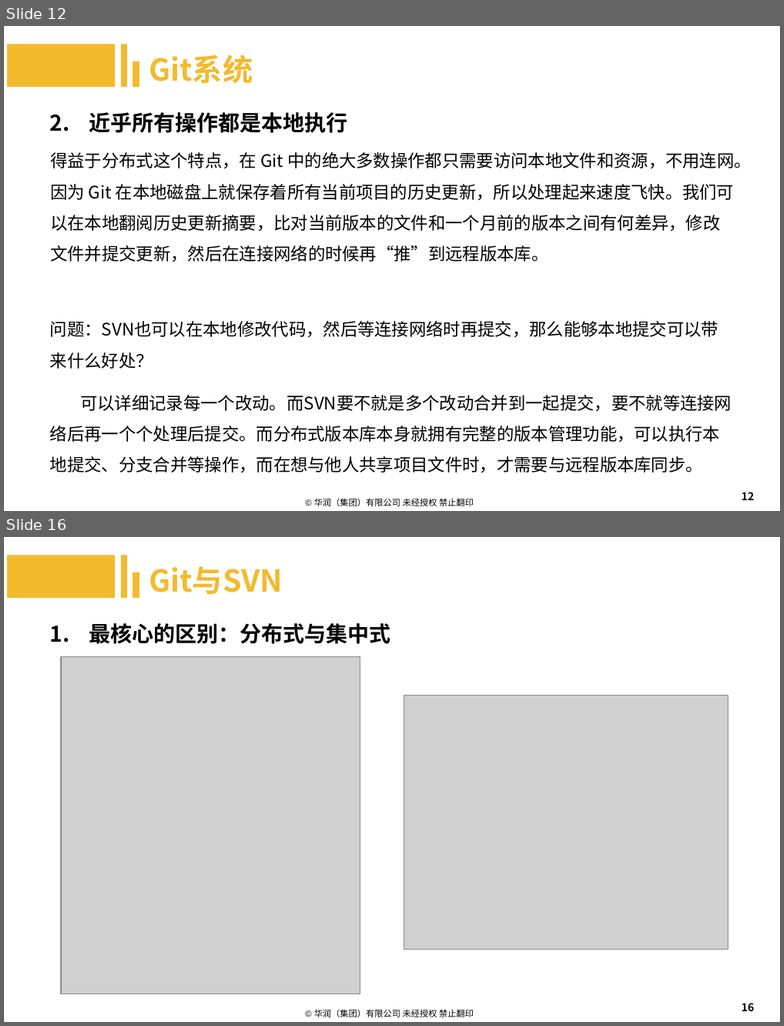
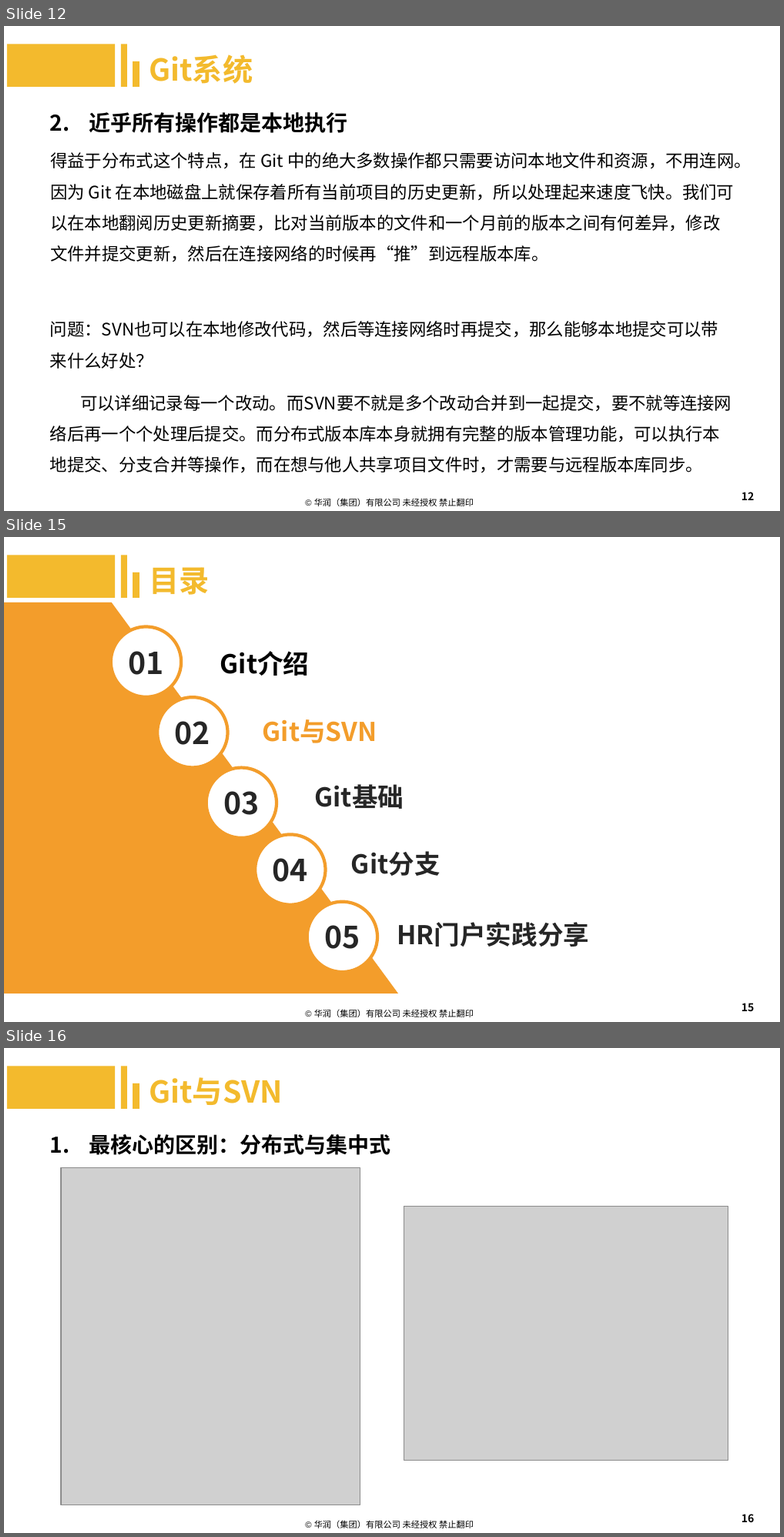
Before and after one commit to machenzhao/git-present, a slide deck: Git.pptx. Shown one above the other, each under a label of ours: slides 12 and 16 before the commit, slides 12, 15 and 16 after it; the slides between them are not shown. The pictures are 784x1026 and 784x1537 pixels, drawn with LibreOffice and Linux fonts; fonts in the diff are those of the drawing; grey boxes stand for pictures; background and template pictures are left out. Boxes give left, top, right and bottom in pixels: in the first picture for what was removed or moved away, otherwise in the second. Text is boxed around its words. In the diff, an @@ line names an element or a change of style, - is before the commit and + after.

Commit message:
更新Git基础，三个工作区域

```diff
--- a/Git.pptx
+++ b/Git.pptx
@@ slide 15 added at (4,537,780,1022), background #FFFFFF; not listed: 1 template element that a slide beside it also shows @@
@@ rectangle added at (7,555,115,598), fill #F3BA2D @@
@@ rectangle added at (121,555,127,598), fill #F3BA2D @@
@@ rectangle added at (133,572,140,599), fill #F3BA2D @@
@@ text added at (149,567,209,595), 28 pt, text #F3BA2D, bold @@
+目录
@@ freeform shape added at (4,602,398,994), fill #F39D2B @@
@@ ellipse added at (111,627,182,698), fill #FFFFFF, outline #F39D2B 3 pt @@
@@ text added at (128,651,163,675), 28 pt, text #262626, bold @@
+01
@@ text added at (220,651,310,676), 24 pt, text #000000, bold @@
+Git介绍
@@ ellipse added at (158,698,228,768), fill #FFFFFF, outline #F39D2B 3 pt @@
@@ text added at (175,721,210,745), 28 pt, text #262626, bold @@
+02
@@ text added at (263,719,377,743), 24 pt, text #F39D2B, bold @@
+Git与SVN
@@ ellipse added at (207,767,277,838), fill #FFFFFF, outline #F39D2B 3 pt @@
@@ text added at (315,784,404,809), 24 pt, text #262626, bold @@
+Git基础
@@ text added at (223,791,259,815), 28 pt, text #262626, bold @@
+03
@@ ellipse added at (256,834,326,905), fill #FFFFFF, outline #F39D2B 3 pt @@
@@ text added at (273,858,308,882), 28 pt, text #262626, bold @@
+04
@@ text added at (351,851,441,876), 24 pt, text #262626, bold @@
+Git分支
@@ ellipse added at (307,902,378,972), fill #FFFFFF, outline #F39D2B 3 pt @@
@@ text added at (324,925,360,949), 28 pt, text #262626, bold @@
+05
@@ text added at (397,922,589,947), 24 pt, text #262626, bold @@
+HR门户实践分享
@@ page number added at (742,1003,754,1011), 10 pt, text #000000 @@
+15
```
Also in this commit, not shown: 11 slides changed, 11 other slides added, 3 slides removed, 1 other file.
